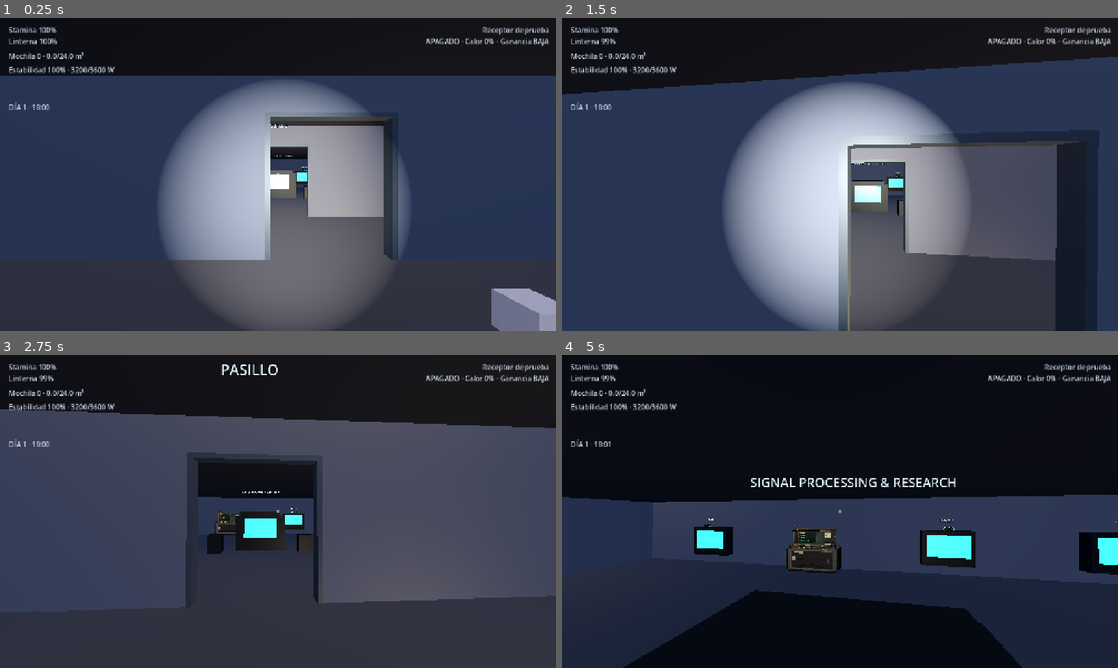
Above: before the commit, frames 1-4 (two rows, left to right).
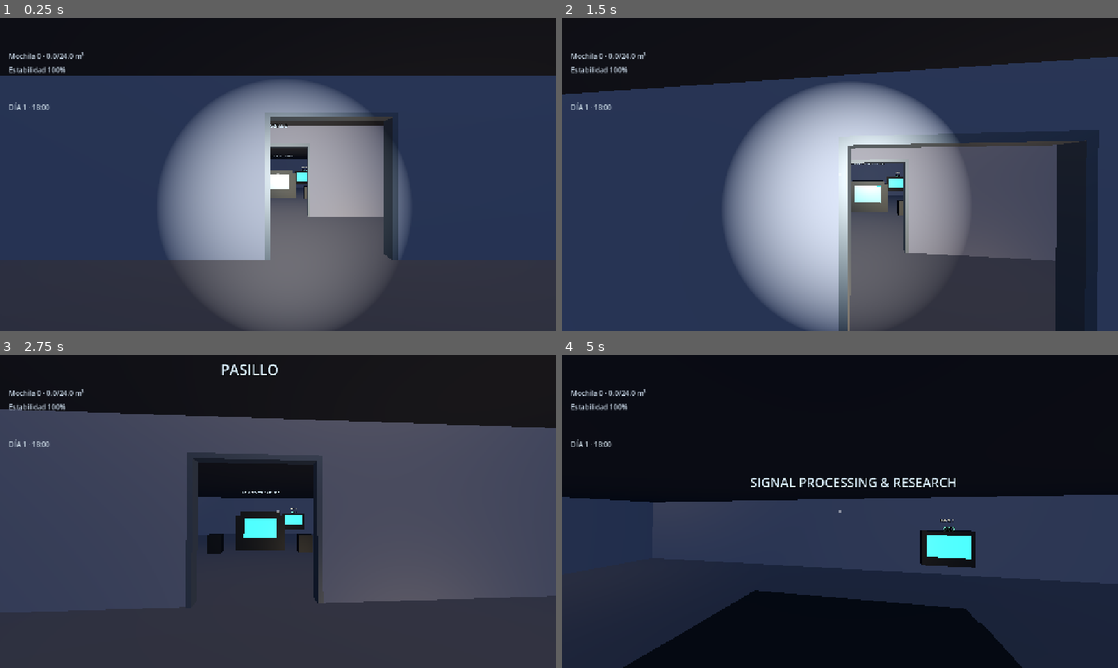
Above: after the commit, the same moments.

Repository: kodkodnap/kenoma
Game: Godot game, scene res://scenes/main.tscn
Same seed, same stepped clock (60 frames per second), same inputs: the game is played once before the commit and once after it.
Inputs (mouse positions are in pixels of both pictures, inside the frame that each line leads up to):
- Up to frame 1 (0.25 s): no input
- Up to frame 2 (1.5 s): tap Enter at 0.5 s; move the mouse to (867, 174) at 0.52 s; hold Ctrl (crouch) 0.53-1.28 s; hold W (move_forward) from 0.53 s (still down); click (867, 174) at 0.67 s; tap Space (jump) at 0.77 s; move the mouse to (812, 174) at 1.27 s; tap G (drop) at 1.35 s
- Up to frame 3 (2.75 s): keep holding W (move_forward); tap Space (jump) at 1.52 s; move the mouse to (289, 505) at 2.02 s; hold F (flashlight) from 2.03 s (still down)
- Up to frame 4 (5 s): keep holding W (move_forward); move the mouse to (834, 517) at 2.77 s; release F (flashlight) at 2.78 s; tap E (interact) at 2.85 s; click (834, 517) at 2.92 s; tap Space (jump) at 3.02, 3.77, 4.52 s; move the mouse to (878, 514) at 3.52 s; hold Shift (sprint) 3.53-4.28 s; move the mouse to (795, 508) at 4.27 s; tap Tab (toggle_test_panel) at 4.35 s

The runs differ from the first frame. In frame 1, 2.2% of the frame differs, in the area x 1-100%, y 2-100%; in frame 2, 0.8%; in frame 3, 1.0%; in frame 4, 3.6%, in the area x 1-100%, y 2-71%.
Error after the commit: Parse Error: Identifier "CoordinatesPanel" not declared in the current scope. (res://scripts/core/main.gd:130)

Commit message:
hito 5.5: conectar Procesado al marcador 4 y terminal de una pestaña

Diff:
--- a/godot/scripts/core/main.gd
+++ b/godot/scripts/core/main.gd
@@ -33,6 +33,7 @@
 	_apply_base_lights()
 
 	signals.setup(SignalSystem.load_catalog(SIGNAL_CATALOG))
+	signals.configure_balance(load("res://data/balance.tres") as GameBalance)
 	signal_console = SIGNAL_CONSOLE.instantiate() as SignalConsole
 	signal_console.name = "SignalConsole"
 	add_child(signal_console)
@@ -113,18 +114,30 @@
 	cycle.advance(delta)
 
 
-## Engancha los paneles de Signal Processing. Descargas es físico; el resto, terminal.
+## Engancha los paneles de Signal Processing. Coordinates y Descargas son físicas; el resto, terminal.
 ## `tabs[i] == -1` significa que ese panel no abre el overlay.
 func _wire_signal_panels() -> void:
 	var markers := get_tree().get_nodes_in_group("signal_panel")
 	markers.sort_custom(func(a: Node, b: Node) -> bool: return String(a.name) < String(b.name))
 	var panel_names := ["Coordenadas", "Descargas", "Reproducción", "Procesado"]
-	var tabs := [0, -1, 1, 2]
+	var tabs := [-1, -1, 0, -1]
 	for i in mini(markers.size(), panel_names.size()):
 		var marker := markers[i] as Node3D
 		if marker == null:
 			continue
 		if tabs[i] < 0:
+			if i == 0:
+				var coordinates := CoordinatesPanel.new()
+				coordinates.name = "CoordinatesPanel"
+				marker.add_child(coordinates)
+				coordinates.setup(signals)
+				continue
+			if i == 3:
+				var processing := ProcessingPanel.new()
+				processing.name = "ProcessingPanel"
+				marker.add_child(processing)
+				processing.setup(signals)
+				continue
 			var downloads := DownloadsPanel.new()
 			downloads.name = "DownloadsPanel"
 			marker.add_child(downloads)
--- a/godot/scripts/ui/signal_console.gd
+++ b/godot/scripts/ui/signal_console.gd
@@ -1,9 +1,9 @@
 class_name SignalConsole
 extends CanvasLayer
-## Paneles de señal que siguen en terminal: Coordinates, Playback y Processing.
-## Downloads ya es físico (`DownloadsPanel`) y no se abre desde aquí.
-
-const TAB_NAMES := ["COORDENADAS", "REPRODUCCIÓN", "PROCESADO"]
+## Único panel que sigue en terminal: Reproducción.
+## Downloads y Coordinates son físicos (`DownloadsPanel` / `CoordinatesPanel`) y no se abren desde aquí.
+
+const TAB_NAMES := ["REPRODUCCIÓN"]
 
 @onready var viewport: SubViewport = $Frame/SubViewportContainer/SubViewport
 @onready var ui_root: Control = $Frame/SubViewportContainer/SubViewport/Ui
@@ -19,7 +19,6 @@
 var _current_tab: int = 0
 var _status_text: String = ""
 var _selected_download: int = 0
-var _selected_saved: int = 0
 
 
 func _ready() -> void:
@@ -133,28 +132,7 @@
 		child.free()
 	match _current_tab:
 		0:
-			_build_coordinates()
-		1:
 			_build_playback()
-		2:
-			_build_processing()
-
-
-func _build_coordinates() -> void:
-	for i in 3:
-		_content.add_child(_label("RADAR %d    %05.1f°" % [i + 1, _system.radar_bearing(i)], 18))
-	_content.add_child(_label("Ajusta azimut y elevación, luego lanza el ping.", 14))
-	_content.add_child(_row("AZIMUT", "%.1f°" % _system.azimuth,
-		func() -> void: _nudge_azimuth(-5.0), func() -> void: _nudge_azimuth(5.0)))
-	_content.add_child(_row("ELEVACIÓN", "%.1f°" % _system.elevation,
-		func() -> void: _nudge_elevation(-2.0), func() -> void: _nudge_elevation(2.0)))
-	_content.add_child(_button("PING — BUSCAR PORTADORA", _on_ping))
-	var def := _system.selected_def
-	if def == null:
-		_content.add_child(_label("Sin portadora fijada."))
-	else:
-		_content.add_child(_label("%s · %s" % [def.display_name, def.description], 16))
-		_content.add_child(_label(_system.condition_text(def)))
 
 
 func _build_playback() -> void:
@@ -201,67 +179,8 @@
 	]))
 
 
-func _build_processing() -> void:
-	if _system.saved_count() == 0:
-		_content.add_child(_label("Guarda una señal en la base de datos para procesarla."))
-		return
-	var saved: Array[int] = []
-	for i in _system.download_count():
-		if _system.copy_is_saved(i):
-			saved.append(i)
-	_selected_saved = clampi(_selected_saved, 0, saved.size() - 1)
-	var list := ItemList.new()
-	list.custom_minimum_size.y = 110
-	for index in saved:
-		var copy: Dictionary = _system.downloads[index]
-		list.add_item("%s · nivel %d · %.0f%%" % [
-			copy["def"].display_name,
-			int(copy["level"]),
-			float(copy["quality"]) * 100.0,
-		])
-	list.select(_selected_saved)
-	list.item_selected.connect(_on_saved_selected)
-	_content.add_child(list)
-
-	var copy_index: int = saved[_selected_saved]
-	var row := HBoxContainer.new()
-	for level in [1, 2, 3]:
-		row.add_child(_level_button(copy_index, level))
-	_content.add_child(row)
-	_content.add_child(_label("Valor actual: %d créditos" % _system.copy_value(copy_index), 16))
-	_content.add_child(_label("Umbrales de calidad: 50% / 65% / 78%."))
-
-
-func _level_button(copy_index: int, level: int) -> Button:
-	return _button("NIVEL %d" % level, func() -> void:
-		_system.process_copy(copy_index, level)
-		_status_text = _system.status()
-		_refresh.call_deferred()
-	)
-
-
-func _nudge_azimuth(delta: float) -> void:
-	_system.set_azimuth(_system.azimuth + delta)
-	_refresh.call_deferred()
-
-
-func _nudge_elevation(delta: float) -> void:
-	_system.set_elevation(_system.elevation + delta)
-	_refresh.call_deferred()
-
-
-func _on_ping() -> void:
-	_status_text = String(_system.scan().get("message", ""))
-	_refresh.call_deferred()
-
-
 func _on_download_selected(index: int) -> void:
 	_selected_download = index
-	_refresh.call_deferred()
-
-
-func _on_saved_selected(index: int) -> void:
-	_selected_saved = index
 	_refresh.call_deferred()
 
 
@@ -294,18 +213,6 @@
 	_refresh.call_deferred()
 
 
-func _row(title: String, value: String, minus: Callable, plus: Callable) -> HBoxContainer:
-	var row := HBoxContainer.new()
-	var name_label := _label(title)
-	name_label.custom_minimum_size.x = 140
-	row.add_child(name_label)
-	var value_label := _label(value)
-	value_label.custom_minimum_size.x = 110
-	value_label.horizontal_alignment = HORIZONTAL_ALIGNMENT_RIGHT
-	row.add_child(value_label)
-	row.add_child(_button("-", minus))
-	row.add_child(_button("+", plus))
-	return row
 
 
 func _button(text: String, callback: Callable) -> Button:
--- a/godot/scripts/world/base_builder.gd
+++ b/godot/scripts/world/base_builder.gd
@@ -322,15 +322,15 @@
 	_box("led_green", Vector3(-15.0, 1.5, -15.7), Vector3(0.7, 0.4, 0.05), Basis.IDENTITY, false)
 	_note("NO USAR EL MICROONDAS\nDESPUÉS DE LAS 03:00", Vector3(-22.0, 2.2, -17.7))
 	# Signal Processing: cuatro paneles y consola de radar.
-	# El 2 (Descargas) es una consola física completa y no lleva caja de relleno.
+	# Los 1 y 2 (Coordinates y Descargas) son consolas físicas completas: no llevan caja de relleno.
 	for i in 4:
 		var px := -9.0 + i * 6.0
-		if i != 1:
+		if i > 1 and i < 3:
 			_box("dark_metal", Vector3(px, 1.25, -17.55), Vector3(2.1, 1.5, 0.5))
 			_box("screen", Vector3(px, 1.35, -17.25), Vector3(1.7, 0.95, 0.05),
 				Basis.IDENTITY, false)
 		_add_panel(px, -17.2, i)
-		if i != 1:
+		if i > 1 and i < 3:
 			_note("PANEL %d" % (i + 1), Vector3(px, 2.45, -17.4))
 	_box("dark_metal", Vector3(0.0, 0.85, -9.0), Vector3(2.4, 1.7, 1.8))
 	_box("screen", Vector3(0.0, 1.1, -8.05), Vector3(1.6, 1.0, 0.05), Basis.IDENTITY, false)
@@ -422,7 +422,7 @@
 	panel.name = "SignalPanel%d" % (index + 1)
 	panel.position = Vector3(px, 1.25, pz)
 	panel.add_to_group("signal_panel")
-	if index != 1:
+	if index > 1:
 		var label := Label3D.new()
 		label.text = "SIG %d" % (index + 1)
 		label.font_size = 28
--- a/godot/tests/smoke.gd
+++ b/godot/tests/smoke.gd
@@ -627,7 +627,7 @@
 
 		var art := SignalArt.texture_for(relay)
 		_check(art is ImageTexture and art.get_width() == 64, "la señal genera su imagen", failures)
-		_check(console.tab_count() == 2, "dos paneles siguen en terminal", failures)
+		_check(console.tab_count() == 1, "una sola pestaña en terminal", failures)
 		console.open_tab(0)
 		_check(console.is_open() and console.current_tab() == 0,
 			"la consola abre Reproducción", failures)
@@ -747,6 +747,16 @@
 		_check(power.is_circuit_powered(PowerSystem.Circuit.CALCULATIONS),
 			"la estación no altera la energía", failures)
 
+		# Fase D: Procesado ya es una máquina física en el marcador 4.
+		var processing_physical := (panels[3] as Node3D).get_node_or_null("ProcessingPanel") as ProcessingPanel
+		_check(processing_physical != null, "panel de Procesado físico", failures)
+		_check(panels[3].get_node_or_null("SignalPanelInteract") == null,
+			"sin overlay en Procesado", failures)
+		console.open_tab(0)
+		_check(console.current_tab() == 0,
+			"la terminal sigue abriendo Reproducción", failures)
+		console.close()
+
 		# Fase D: contrato del modelo exportado desde Blender.
 		var processing_model := load("res://assets/models/signal-processing-console.glb") as PackedScene
 		_check(processing_model != null, "modelo de Procesado importado", failures)
Binary file changed: godot/assets/models/signal-processing-console.glb
Not shown, changed: godot/docs/ASSETS.md
